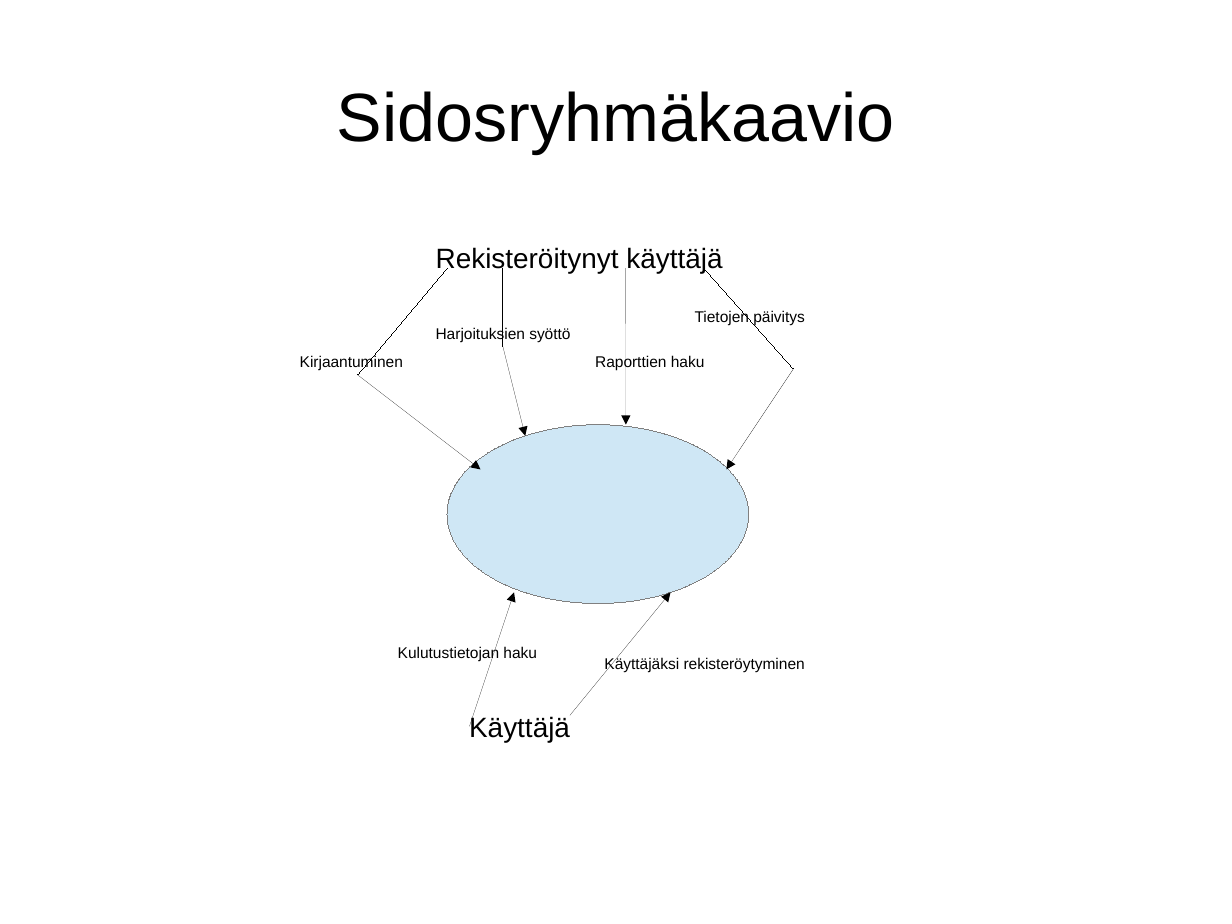
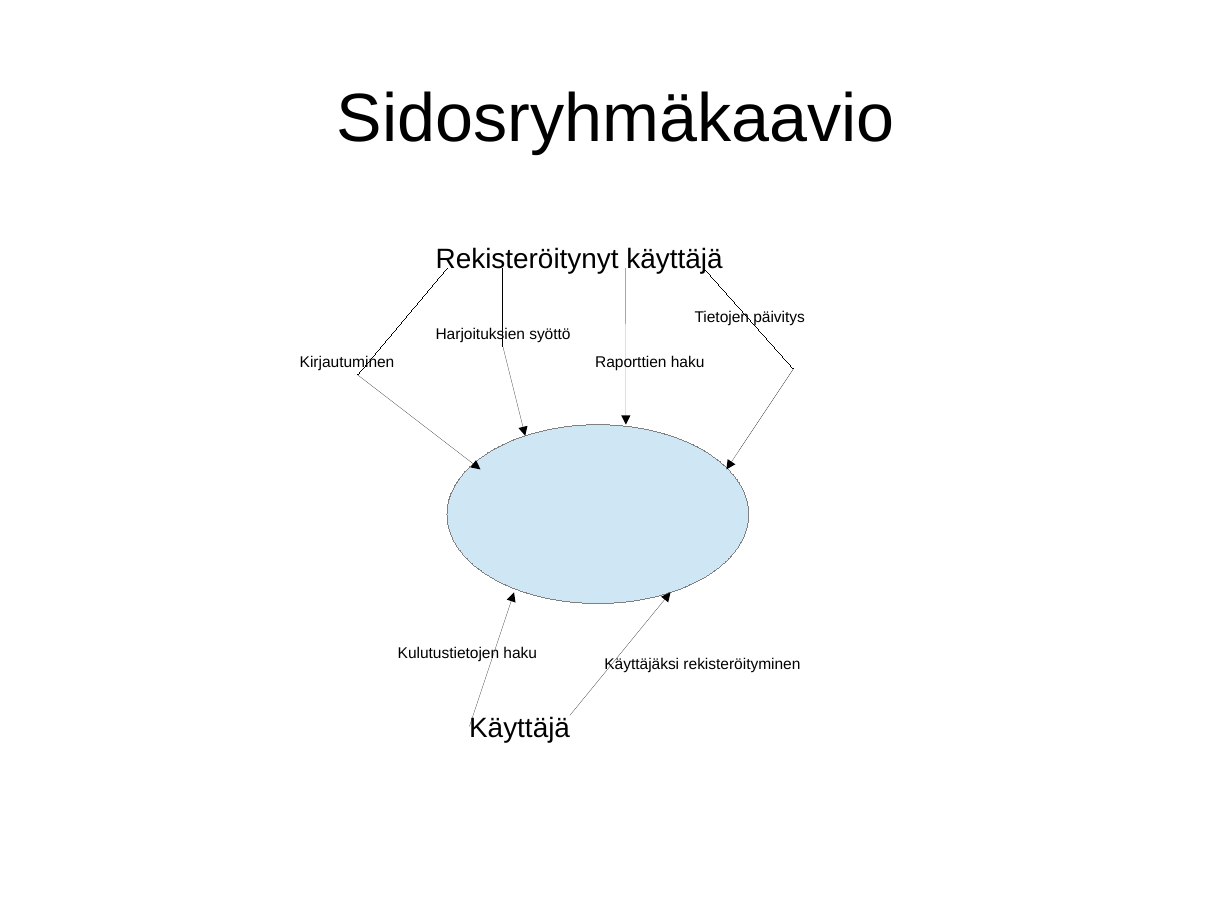
Before and after one commit to simoku/TietokantaSovellus, a slide deck: slide 1 of doc/sidosryhmakaavio.odp. Drawn at 1232x924 pixels with LibreOffice and Linux fonts; fonts in the diff are those of the drawing. Boxes give left, top, right and bottom in pixels: in the first picture for what was removed or moved away, otherwise in the second. Text is boxed around its words. In the diff, an @@ line names an element or a change of style, - is before the commit and + after.

```diff
--- a/doc/sidosryhmakaavio.odp
+++ b/doc/sidosryhmakaavio.odp
@@ text at (300,354,395,370): text changed @@
-Kirjaantuminen
+Kirjautuminen
@@ text at (604,656,800,672): text changed @@
-Käyttäjäksi rekisteröytyminen
+Käyttäjäksi rekisteröityminen
```
Also in this commit, not shown: 3 other files.
